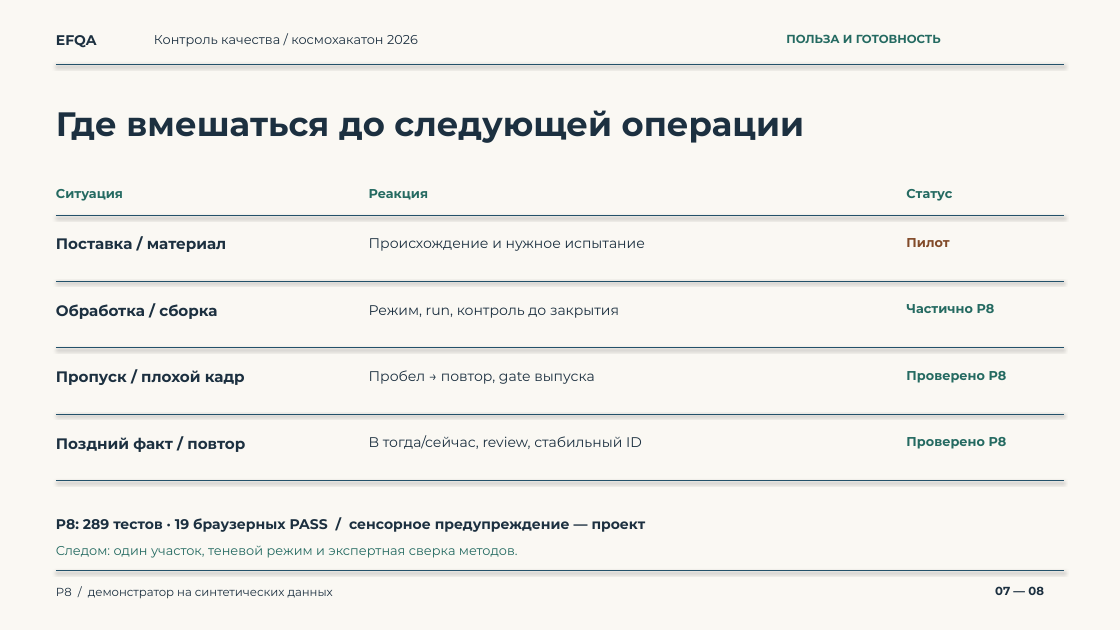
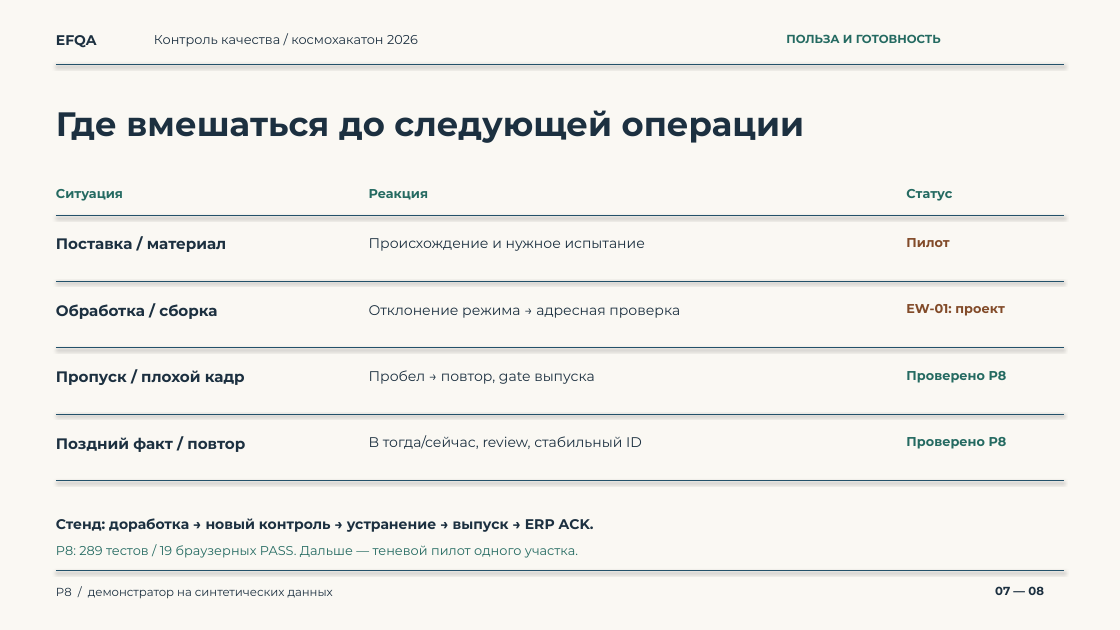
Before and after one commit to pichotiner/final-hack, a slide deck: slide 7 of docs/defense/5min/presentation-5min.pptx. Drawn at 1120x630 pixels with LibreOffice and Linux fonts; fonts in the diff are those of the drawing. Boxes give left, top, right and bottom in pixels: in the first picture for what was removed or moved away, otherwise in the second. Text is boxed around its words. In the diff, an @@ line names an element or a change of style, - is before the commit and + after.

```diff
--- a/docs/defense/5min/presentation-5min.pptx
+++ b/docs/defense/5min/presentation-5min.pptx
@@ text at (369, 305, 680, 318): text changed @@
-Режим, run, контроль до закрытия
+Отклонение режима → адресная проверка
@@ text at (906, 304, 1005, 316): text changed; text colour #246A61 to #824B29 @@
-Частично P8
+EW-01: проект
@@ text at (56, 518, 594, 532): text changed @@
-P8: 289 тестов · 19 браузерных PASS / сенсорное предупреждение — проект
+Стенд: доработка → новый контроль → устранение → выпуск → ERP ACK.
@@ text at (56, 545, 578, 558): text changed @@
-Следом: один участок, теневой режим и экспертная сверка методов.
+P8: 289 тестов / 19 браузерных PASS. Дальше — теневой пилот одного участка.
```
Also in this commit, not shown: 5 other slides changed, 7 other files.
